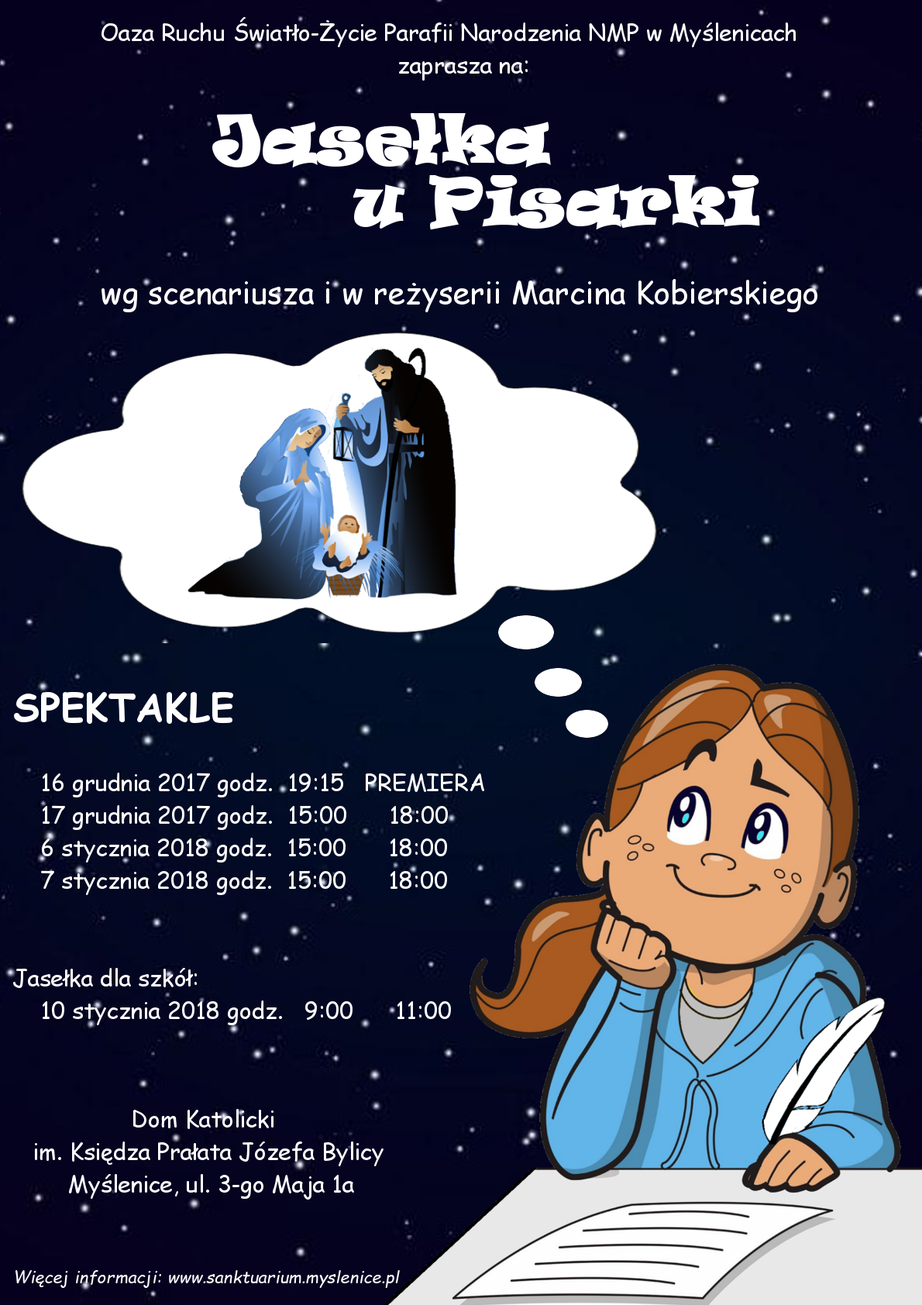
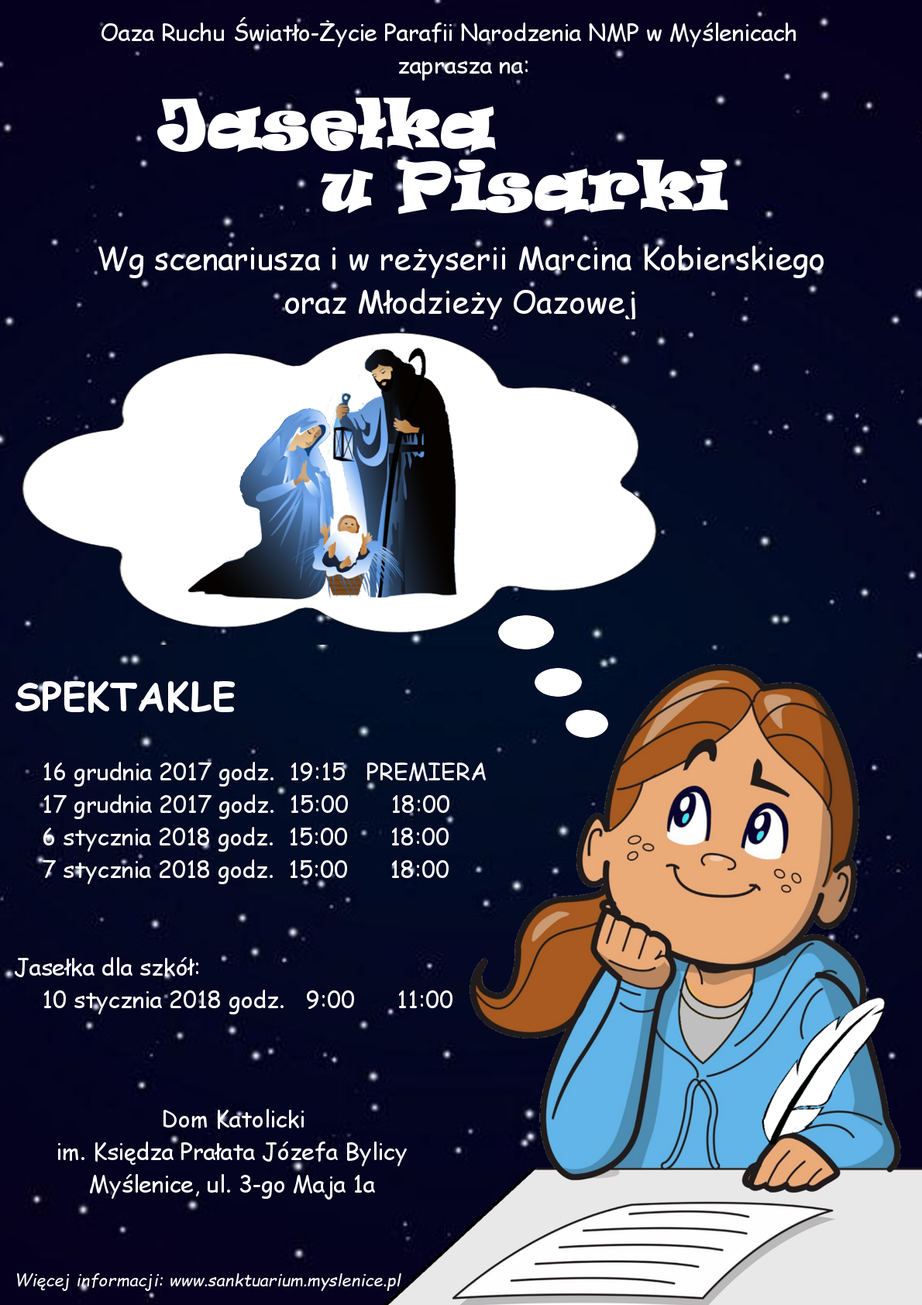
Layer changes from the first 922 x 1305 image to the second:
removed layer "thinking-wing.png" over [382, 664, 922, 1292]
removed layer "rodzina" over [210, 351, 311, 365]
removed layer "dymki" over [498, 623, 609, 738]
renamed "chmorka" to "dziewczynka", painted on it over [20, 330, 922, 1305]
added layer "Jasełka ..." above "Wg scenariusza i w reżyserii M..." over [157, 97, 729, 215]
added layer "Wg scenariusza i w reżyserii M..." above "naglowek" over [98, 244, 824, 320]
painted on "naglowek" over [101, 113, 818, 313]
renamed "nieboB" to "Dom Katolicki ...", moved it above "spektakle", painted on it over [0, 631, 922, 1305]
painted on "spektakle" over [13, 681, 486, 1288]
removed layer "nieboA" over [0, 0, 922, 644]
renamed "Background" to "Niebo", painted on it over [0, 0, 922, 1305]
